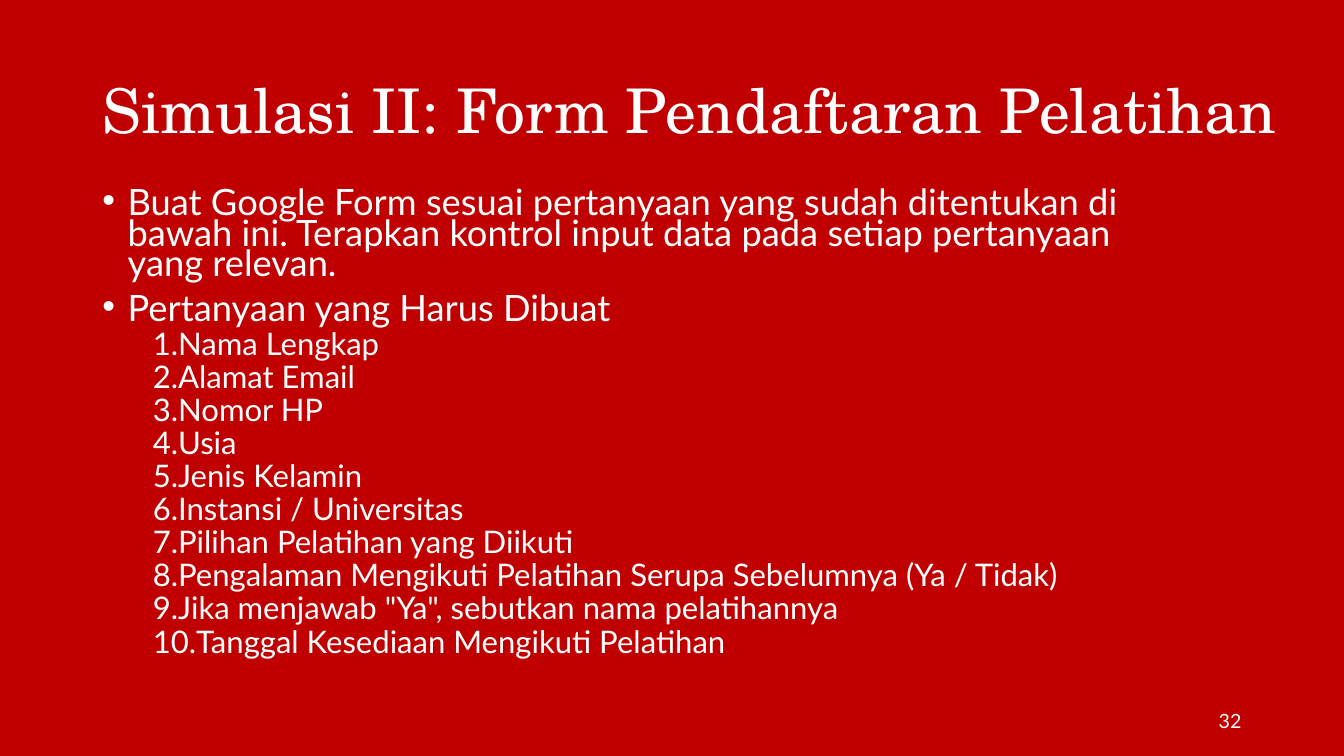
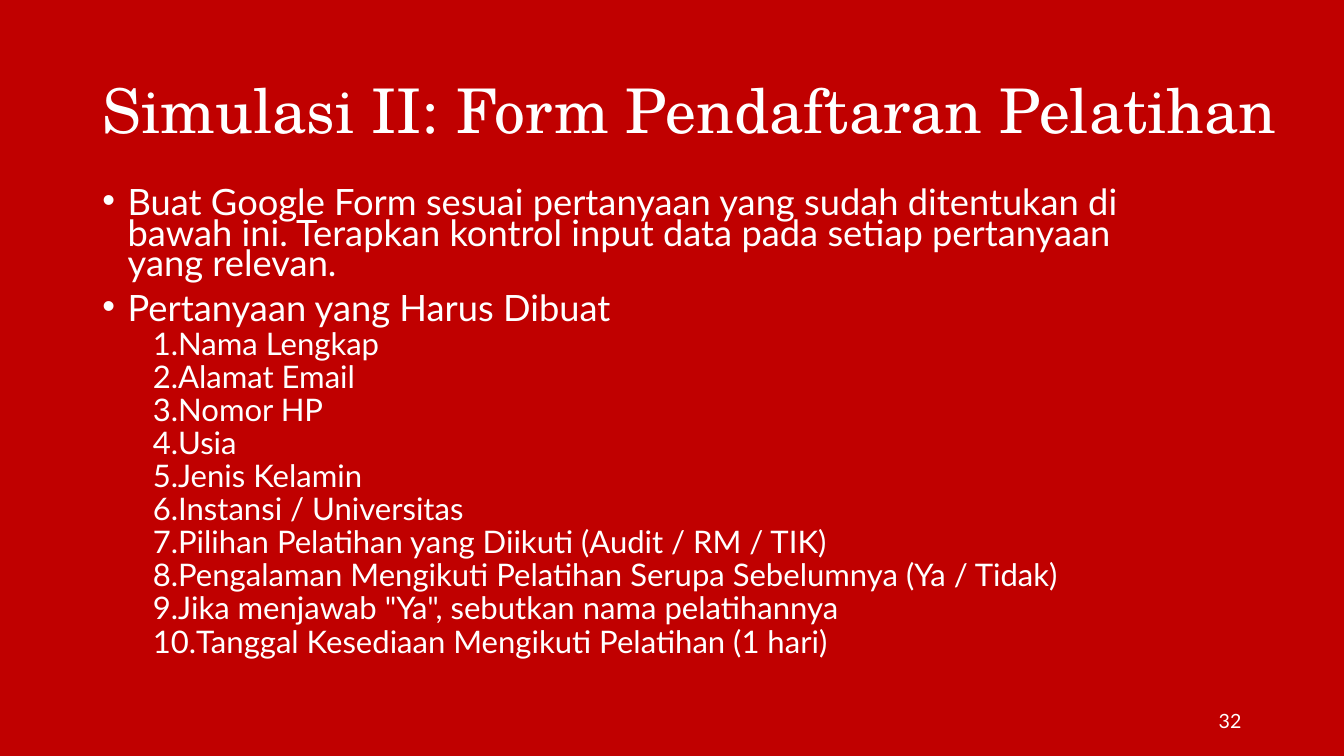
Before and after one commit to irfanradarma/Audit-SI, a slide deck: slide 32 of Slides/10 - Risiko dan Pengendalian.pptx. Drawn at 1344x756 pixels with LibreOffice and Linux fonts; fonts in the diff are those of the drawing; background and template pictures are left out. Boxes give left, top, right and bottom in pixels: in the first picture for what was removed or moved away, otherwise in the second. Text is boxed around its words. In the diff, an @@ line names an element or a change of style, - is before the commit and + after.

```diff
--- a/Slides/10 - Risiko dan Pengendalian.pptx
+++ b/Slides/10 - Risiko dan Pengendalian.pptx
@@ text at (153, 529, 826, 559): text changed @@
-  7. Pilihan Pelatihan yang Diikuti
+  7. Pilihan Pelatihan yang Diikuti (Audit / RM / TIK)
@@ text at (153, 629, 827, 658): text changed @@
-  10. Tanggal Kesediaan Mengikuti Pelatihan
+  10. Tanggal Kesediaan Mengikuti Pelatihan (1 hari)
```
Also in this commit, not shown: 2 other slides changed, 1 other file.
